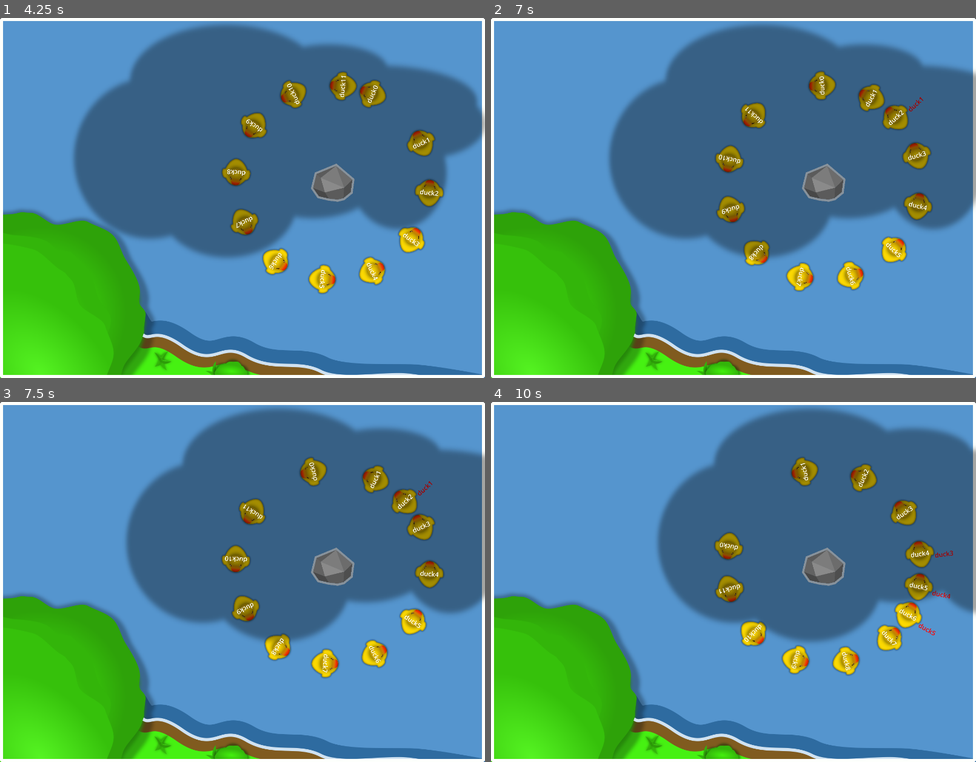
Above: before the commit, frames 1-4 (two rows, left to right).
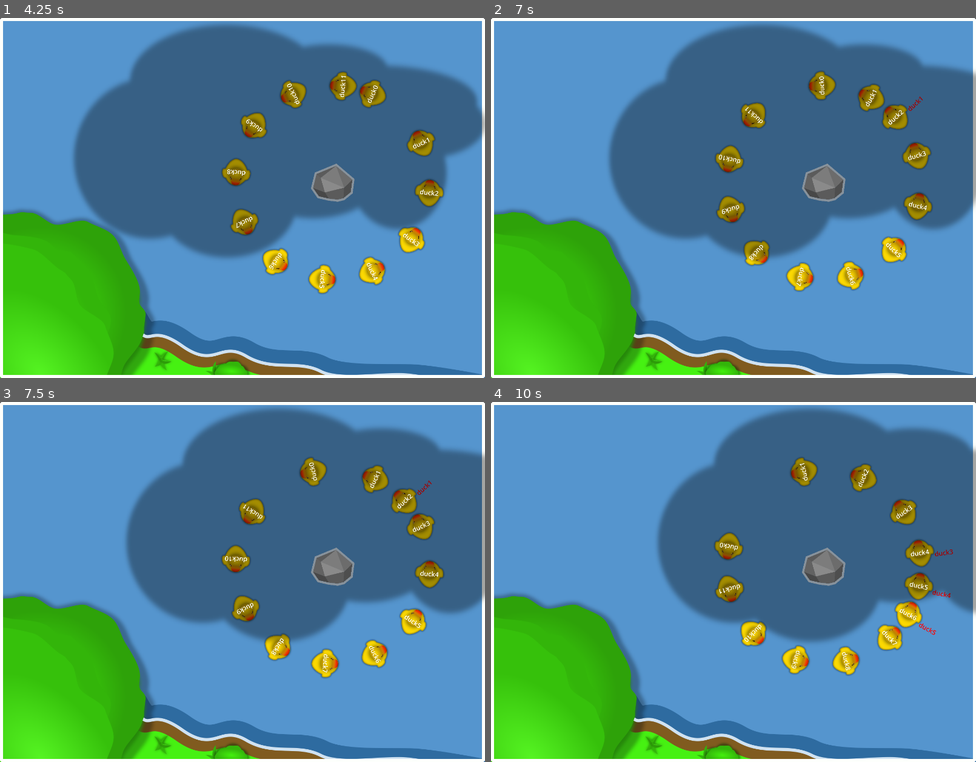
Above: after the commit, the same moments.

Repository: RichtersFinger/DuckTraffic
Game: Godot game, scene res://simulation.tscn
Same seed, same stepped clock (60 frames per second), same inputs: the game is played once before the commit and once after it.
Inputs:
- Up to frame 1 (4.25 s): no input
- Up to frame 2 (7 s): no input
- Up to frame 3 (7.5 s): no input
- Up to frame 4 (10 s): no input

Frame 1 is identical in both runs. In frame 2, 0.1% of the frame differs, in the area x 65-90%, y 15-32%; in frame 3, 0.2%; in frame 4, 0.6%, in the area x 46-96%, y 15-69%.

Commit message:
[ducks] fix ducks cold-starting with negative velocity

Diff:
--- a/duck.gd
+++ b/duck.gd
@@ -35,6 +35,7 @@
 		current_velocity = min(0.0, current_velocity)
 		return axis * current_velocity
 	current_velocity += delta * responsiveness * (distance - 0.5*(free_dist + min_dist))
+	current_velocity = max(0.0, current_velocity)
 	return axis * current_velocity
 
 
@@ -76,7 +77,6 @@
 func _on_area_2d_area_entered(area):
 	var duck = area.get_parent()
 	if _get_distance(duck) > 0:
-		print(duck.name + " entered at " + str(_get_distance(duck)/PI))
 		other_ducks.append(duck)
 	_update_collision_label()
 
